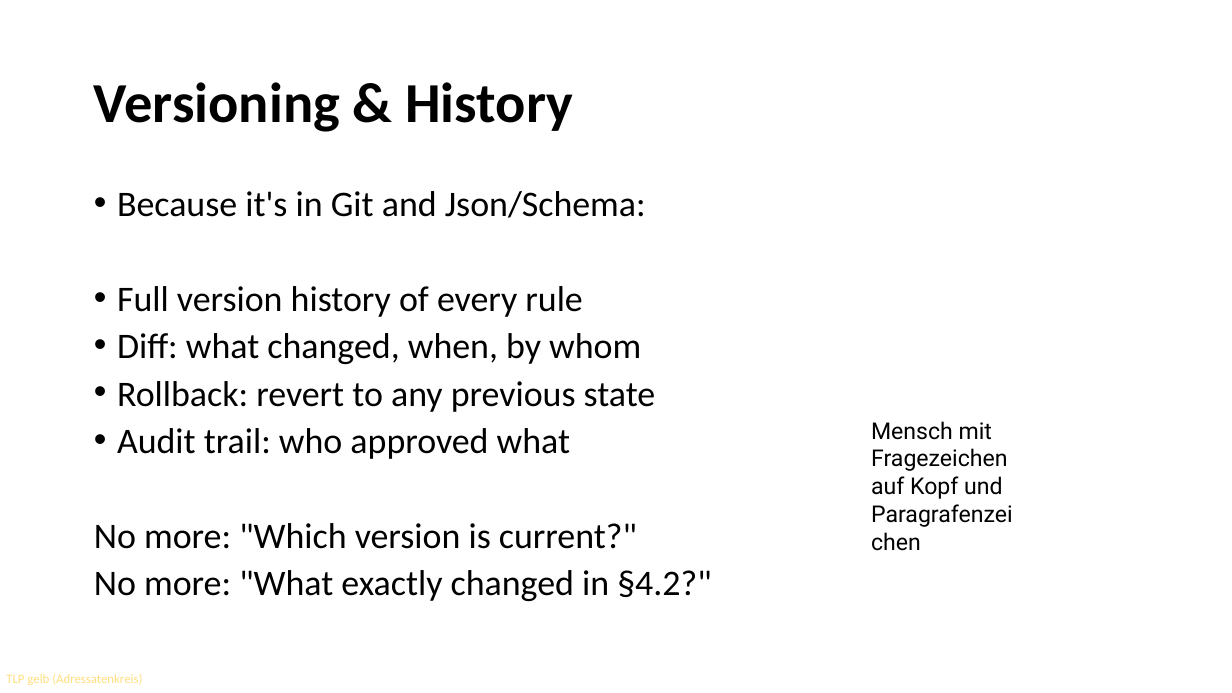
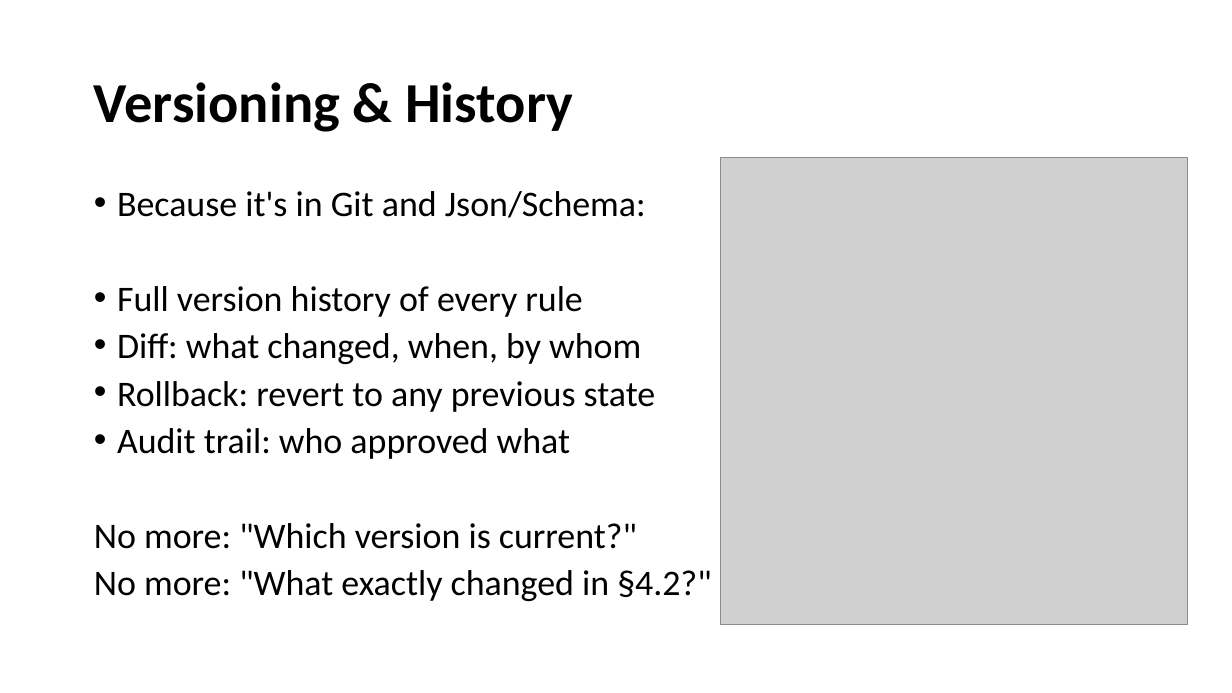
Before and after one commit to OpenRail-Playground/A38, a slide deck: slide 6 of whomakestherules/A38_H4R2026_Ch7.pptx. Drawn at 1232x693 pixels with LibreOffice and Linux fonts; fonts in the diff are those of the drawing; grey boxes stand for pictures; background and template pictures are left out. Boxes give left, top, right and bottom in pixels: in the first picture for what was removed or moved away, otherwise in the second. Text is boxed around its words. In the diff, an @@ line names an element or a change of style, - is before the commit and + after.

```diff
--- a/whomakestherules/A38_H4R2026_Ch7.pptx
+++ b/whomakestherules/A38_H4R2026_Ch7.pptx
@@ picture added at <box>721,157,1188,624</box> @@
@@ text removed at <box>871,421,1008,499</box> @@
-Mensch mit Fragezeichen auf Kopf und Paragrafenzeichen
@@ text removed at <box>6,674,142,685</box> @@
-TLP gelb (Adressatenkreis)
```
Also in this commit, not shown: 8 other slides changed.
